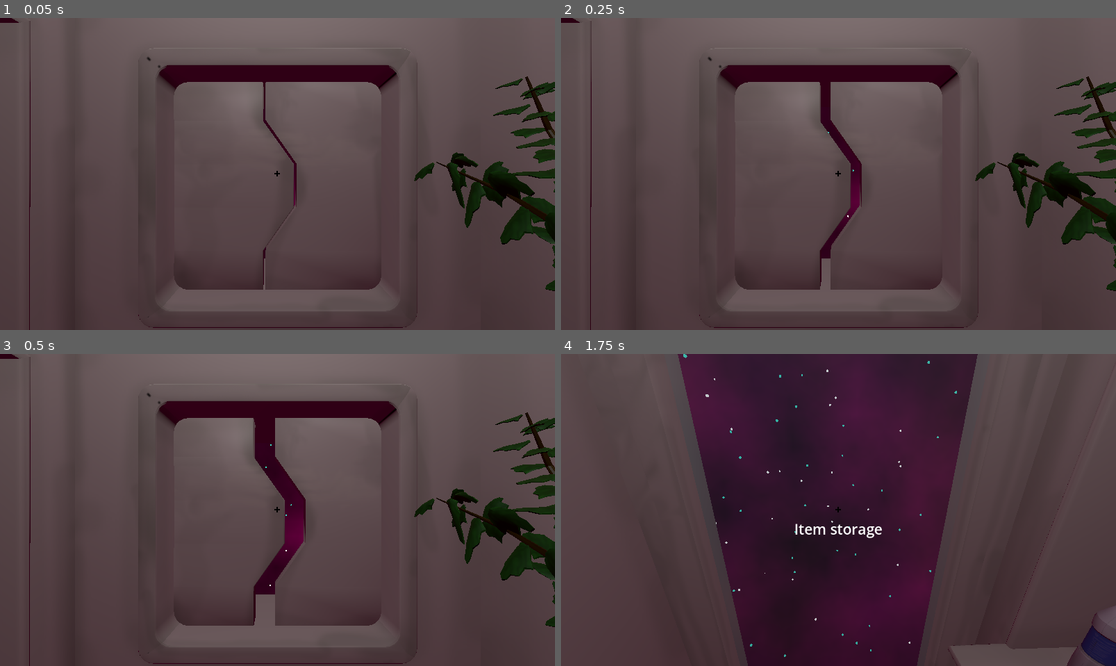
Above: before the commit, frames 1-4 (two rows, left to right).
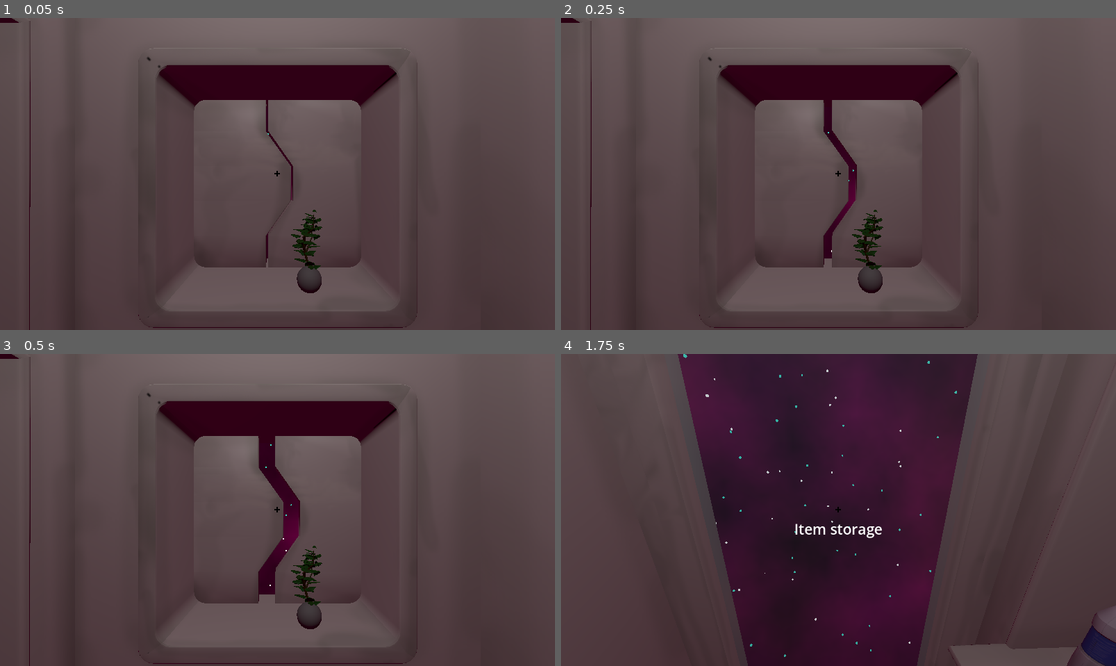
Above: after the commit, the same moments.

Repository: kettle-game-studio/unlimited-space-shawarma
Game: Godot game, scene res://assets/scenes/main_scene.tscn
Same seed, same stepped clock (60 frames per second), same inputs: the game is played once before the commit and once after it.
Inputs (mouse positions are in pixels of both pictures, inside the frame that each line leads up to):
- Up to frame 1 (0.05 s): no input
- Up to frame 2 (0.25 s): no input
- Up to frame 3 (0.5 s): no input
- Up to frame 4 (1.75 s): move the mouse to (960, 494) at 0.52 s; click (960, 494) at 0.6 s; move the mouse to (810, 510) at 1.27 s; click (810, 510) at 1.35 s

The runs differ from the first frame. In frame 1, 8.9% of the frame differs, in the area x 31-100%, y 18-89%; in frame 2, 9.2%; in frame 3, 8.9%; in frame 4, nothing differs.

Commit message:
Add tree pot

Diff:
--- /dev/null
+++ b/assets/prefabs/items/item_multifruit_tree.tscn
@@ -0,0 +1,21 @@
+[gd_scene load_steps=5 format=3 uid="uid://cfntpuieyiwp4"]
+
+[ext_resource type="PackedScene" uid="uid://bdx0kqrt6ryae" path="res://assets/prefabs/items/item.tscn" id="1_7yh3r"]
+[ext_resource type="Script" path="res://assets/prefabs/items/machine_item.gd" id="2_4pham"]
+[ext_resource type="PackedScene" uid="uid://dioh2fr6ji24r" path="res://assets/prefabs/multifruit/multifruit_tree.tscn" id="2_cg4hm"]
+[ext_resource type="PackedScene" uid="uid://d1akd7swemj4c" path="res://assets/prefabs/machines/multifruit_tree.tscn" id="3_jjp8b"]
+
+[node name="Item" instance=ExtResource("1_7yh3r")]
+script = ExtResource("2_4pham")
+machine = ExtResource("3_jjp8b")
+machine_type = 0
+item_name = "Multifruit Tree"
+
+[node name="CSGMesh3D" parent="." index="1"]
+transform = Transform3D(1, 0, 0, 0, 1, 0, 0, 0, 1, 0, 0.177732, 0)
+
+[node name="Top" parent="." index="2"]
+transform = Transform3D(1, 0, 0, 0, 1, 0, 0, 0, 1, 0, 0.957279, 0)
+
+[node name="MultifruitTree" parent="." index="3" instance=ExtResource("2_cg4hm")]
+transform = Transform3D(0.17, 0, 0, 0, 0.17, 0, 0, 0, 0.17, 0, 0.169286, 0)
--- /dev/null
+++ b/assets/prefabs/items/machine_item.gd
@@ -0,0 +1,7 @@
+extends Item
+class_name MachineItem
+
+enum MachineType { TREE }
+
+@export var machine: PackedScene
+@export var machine_type: MachineType
--- a/assets/prefabs/machines/multifruit_tree.tscn
+++ b/assets/prefabs/machines/multifruit_tree.tscn
@@ -1,8 +1,9 @@
-[gd_scene load_steps=6 format=3 uid="uid://d1akd7swemj4c"]
+[gd_scene load_steps=7 format=3 uid="uid://d1akd7swemj4c"]
 
 [ext_resource type="PackedScene" uid="uid://dioh2fr6ji24r" path="res://assets/prefabs/multifruit/multifruit_tree.tscn" id="1_5svdg"]
 [ext_resource type="Script" path="res://assets/scripts/multifruit_tree.gd" id="1_kyhvo"]
 [ext_resource type="PackedScene" uid="uid://b5srim0eamb8v" path="res://assets/prefabs/machines/growable_item.tscn" id="3_q8xvc"]
+[ext_resource type="PackedScene" uid="uid://bdmqifp834ejp" path="res://assets/prefabs/items/item_multifruit.tscn" id="3_vv10j"]
 [ext_resource type="Script" path="res://assets/scripts/activator.gd" id="3_xua7s"]
 
 [sub_resource type="SphereShape3D" id="SphereShape3D_qmner"]
@@ -12,6 +13,7 @@
 transform = Transform3D(0.0946044, -0.47647, 0.874086, 0.05127, 0.879191, 0.473704, -0.994194, -4.47035e-08, 0.107604, 0, 0, 0)
 script = ExtResource("1_kyhvo")
 fruit_positions = [NodePath("MultifruitTree/FruitPoint1/growable_item"), NodePath("MultifruitTree/FruitPoint2/growable_item"), NodePath("MultifruitTree/FruitPoint3/growable_item")]
+fruit_item = ExtResource("3_vv10j")
 
 [node name="MultifruitTree" parent="." instance=ExtResource("1_5svdg")]
 transform = Transform3D(0.3, -1.80957e-09, 1.08866e-16, 1.80957e-09, 0.3, 8.94069e-09, -1.62796e-16, -8.94069e-09, 0.3, 0, 0, 0)
--- /dev/null
+++ b/assets/prefabs/machines/tree_pot.tscn
@@ -0,0 +1,34 @@
+[gd_scene load_steps=5 format=3 uid="uid://c1oh4kg7bn2ee"]
+
+[ext_resource type="Script" path="res://assets/scripts/machine_spawner.gd" id="1_plrmg"]
+[ext_resource type="Script" path="res://assets/scripts/activator.gd" id="2_bs5b7"]
+
+[sub_resource type="CylinderMesh" id="CylinderMesh_egxlb"]
+bottom_radius = 0.4
+height = 0.7
+
+[sub_resource type="CylinderShape3D" id="CylinderShape3D_nscwp"]
+height = 0.779423
+radius = 0.569043
+
+[node name="TreePot" type="Node3D" node_paths=PackedStringArray("spawn_point")]
+script = ExtResource("1_plrmg")
+spawn_point = NodePath("CSGMesh3D/SpawnPoint")
+
+[node name="CSGMesh3D" type="CSGMesh3D" parent="."]
+transform = Transform3D(1, 0, 0, 0, 0.820631, -0.571459, 0, 0.571459, 0.820631, 0, 0, 0)
+mesh = SubResource("CylinderMesh_egxlb")
+
+[node name="SpawnPoint" type="Node3D" parent="CSGMesh3D"]
+transform = Transform3D(0.00431092, -1.49012e-08, 0.999991, -0.559549, 0.828794, 0.00241224, -0.828785, -0.559555, 0.00357279, -7.77508e-05, 0.210672, 0.0566188)
+
+[node name="Area3D" type="Area3D" parent="CSGMesh3D" node_paths=PackedStringArray("hint_source")]
+transform = Transform3D(1, 0, 0, 0, 0.820631, 0.571459, 0, -0.571459, 0.820631, 0, 0, 0)
+script = ExtResource("2_bs5b7")
+hint_source = NodePath("../..")
+
+[node name="CollisionShape3D" type="CollisionShape3D" parent="CSGMesh3D/Area3D"]
+transform = Transform3D(1, 0, 0, 0, 0.826865, -0.562401, 0, 0.562401, 0.826865, 0, 0, 0)
+shape = SubResource("CylinderShape3D_nscwp")
+
+[connection signal="activated" from="CSGMesh3D/Area3D" to="." method="_activated"]
--- a/assets/prefabs/room.tscn
+++ b/assets/prefabs/room.tscn
@@ -26,7 +26,7 @@
 transform = Transform3D(-4.37114e-08, 0, -1, 0, 1, 0, 1, 0, -4.37114e-08, 0, 0, 0)
 
 [node name="Door" parent="." instance=ExtResource("6_mesk7")]
-transform = Transform3D(1, 0, 0, 0, 1, 0, 0, 0, 1, -0.192513, 0, 0)
+transform = Transform3D(1, 0, 0, 0, 1, 0, 0, 0, 1, -0.192513, 0, -0.787781)
 targetPosition = Vector3(-1, 0, 0)
 seconsToOpen = 3.0
 
--- a/assets/scenes/main_scene.tscn
+++ b/assets/scenes/main_scene.tscn
@@ -7,7 +7,8 @@
 [ext_resource type="PackedScene" uid="uid://cy20o8tmobnno" path="res://assets/prefabs/ui.tscn" id="5_dyrqf"]
 [ext_resource type="PackedScene" uid="uid://bdmqifp834ejp" path="res://assets/prefabs/items/item_multifruit.tscn" id="7_ipgvi"]
 [ext_resource type="PackedScene" uid="uid://cer2rgxv8v2rn" path="res://assets/prefabs/items/item_water.tscn" id="7_mo6mv"]
-[ext_resource type="PackedScene" uid="uid://d1akd7swemj4c" path="res://assets/prefabs/machines/multifruit_tree.tscn" id="8_hvrfv"]
+[ext_resource type="PackedScene" uid="uid://c1oh4kg7bn2ee" path="res://assets/prefabs/machines/tree_pot.tscn" id="9_hq280"]
+[ext_resource type="PackedScene" uid="uid://cfntpuieyiwp4" path="res://assets/prefabs/items/item_multifruit_tree.tscn" id="9_tpamu"]
 
 [sub_resource type="CameraAttributesPractical" id="CameraAttributesPractical_ho8qv"]
 
@@ -47,5 +48,9 @@
 [node name="Item" parent="." instance=ExtResource("7_ipgvi")]
 transform = Transform3D(1, 0, 0, 0, 1, 0, 0, 0, 1, -3.78792, -2.27012, -1.3434)
 
-[node name="MultifruitTree" parent="." instance=ExtResource("8_hvrfv")]
-transform = Transform3D(0.0946044, -0.47647, 0.874086, 0.05127, 0.879191, 0.473704, -0.994194, -4.47035e-08, 0.107604, 2.80219, 0, -1.61706)
+[node name="Item6" parent="." instance=ExtResource("9_tpamu")]
+transform = Transform3D(1, 0, 0, 0, 1, 0, 0, 0, 1, 0.513931, -0.827218, -3.29764)
+item_name = "Multifruit Sapling"
+
+[node name="TreePot" parent="." instance=ExtResource("9_hq280")]
+transform = Transform3D(-4.37114e-08, 0, -1, 0, 1, 0, 1, 0, -4.37114e-08, 2.77657, 0, -1.04264)
--- /dev/null
+++ b/assets/scripts/machine_spawner.gd
@@ -0,0 +1,22 @@
+extends Node3D
+
+@export var spawn_point: Node3D
+
+var machine: Node3D
+
+func get_hint(player: Player) -> String:
+	if machine:
+		return ""
+	var item = player.item_manager.item_in_hand
+	if item && item is MachineItem:
+		return "Plant %s" % item.item_name
+	return "Tree Pot"
+
+func _activated(player):
+	if machine:
+		return
+	var item = player.item_manager.item_in_hand
+	if item && item is MachineItem:
+		machine = item.machine.instantiate()
+		spawn_point.add_child(machine)
+		player.item_manager.destroy_current_item()
--- a/assets/scripts/multifruit_tree.gd
+++ b/assets/scripts/multifruit_tree.gd
@@ -5,13 +5,12 @@
 
 @export var fruit_positions: Array[GrowableItem]
 @export var time_to_grow: float = 1
+@export var fruit_item: PackedScene
 
 var state: State = State.UNWATERED
 var rnd = RandomNumberGenerator.new()
 var time_left: float
 var growing_fruit: GrowableItem;
-
-var fruit_item = preload("res://assets/prefabs/items/item_multifruit.tscn")
 
 func _process(delta):
 	if state == State.GROWING:
Not shown: 1 places in assets/scenes/main_scene.tscn that only renumber resources
